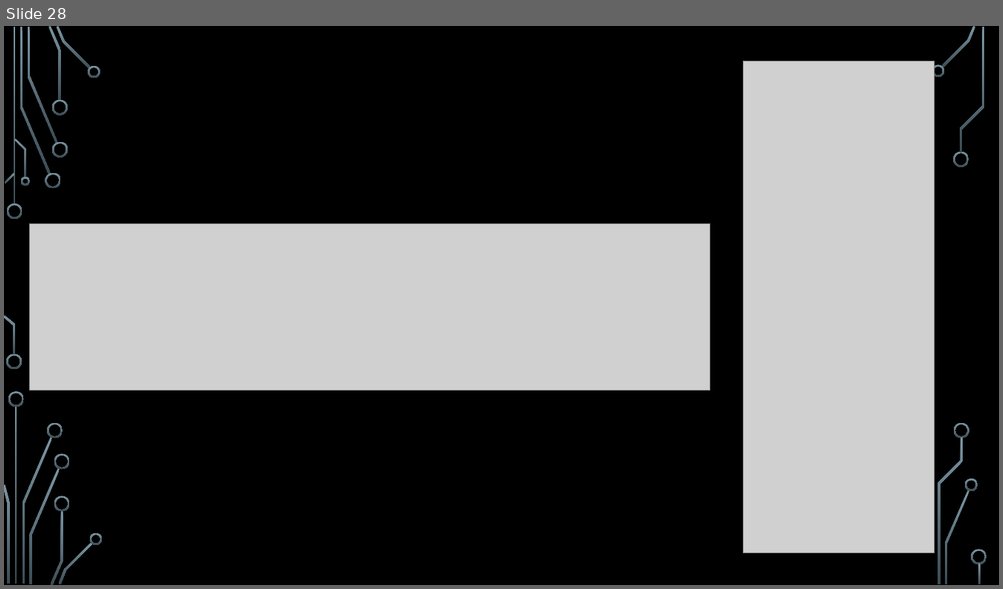
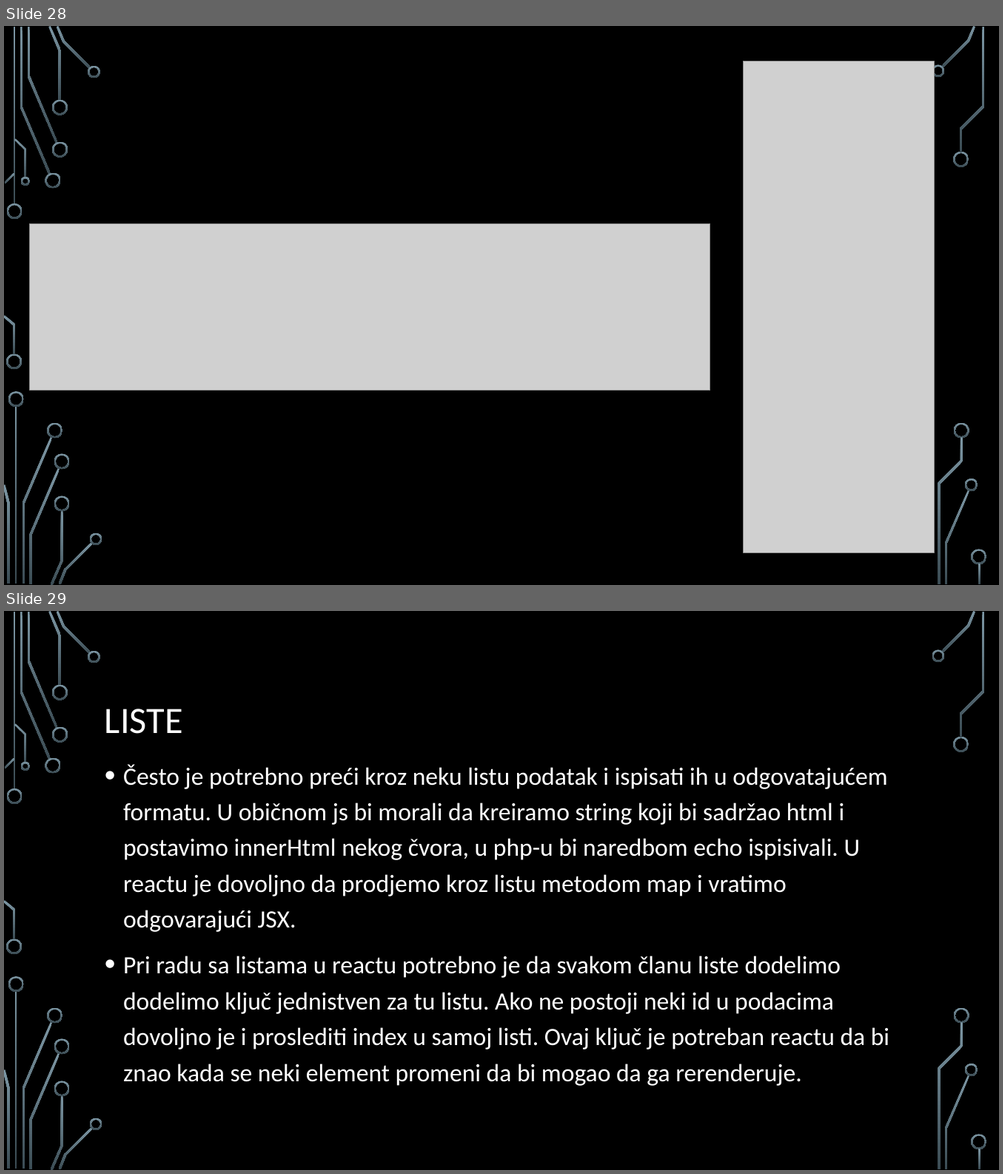
Before and after one commit to MihajloMilojevic/Sekcija, a slide deck: React/React - prezentacija.pptx. Shown one above the other, each under a label of ours: slide 28 before the commit, slides 28 and 29 after it. The pictures are 1003x589 and 1003x1174 pixels, drawn with LibreOffice and Linux fonts; fonts in the diff are those of the drawing; grey boxes stand for pictures; background and template pictures are left out. Boxes give left, top, right and bottom in pixels: in the first picture for what was removed or moved away, otherwise in the second. Text is boxed around its words. In the diff, an @@ line names an element or a change of style, - is before the commit and + after.

Commit message:
react liste

```diff
--- a/React/React - prezentacija.pptx
+++ b/React/React - prezentacija.pptx
@@ slide 29 added at [4, 611, 999, 1170], background picture (left out); not listed: 36 template elements that a slide beside it also shows @@
@@ title added at [105, 709, 183, 734], 36 pt, text #FFFFFF @@
+LISTE
@@ text added at [123, 764, 889, 1086], 24 pt, text #FFFFFF @@
+• Često je potrebno preći kroz neku listu podatak i ispisati ih u odgovatajućem formatu. U običnom js bi morali da kreiramo string koji bi sadržao html i postavimo innerHtml nekog čvora, u php-u bi naredbom echo ispisivali. U reactu je dovoljno da prodjemo kroz listu metodom map i vratimo odgovarajući JSX.
+• Pri radu sa listama u reactu potrebno je da svakom članu liste dodelimo dodelimo ključ jednistven za tu listu. Ako ne postoji neki id u podacima dovoljno je i proslediti index u samoj listi. Ovaj ključ je potreban reactu da bi znao kada se neki element promeni da bi mogao da ga rerenderuje.
```
Also in this commit, not shown: 1 other slide added, 2 other files.
